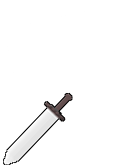
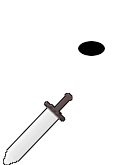
Layer changes from the first 133 × 165 image to the second:
painted on "Background" over (x1=78, y1=41, x2=105, y2=56)
